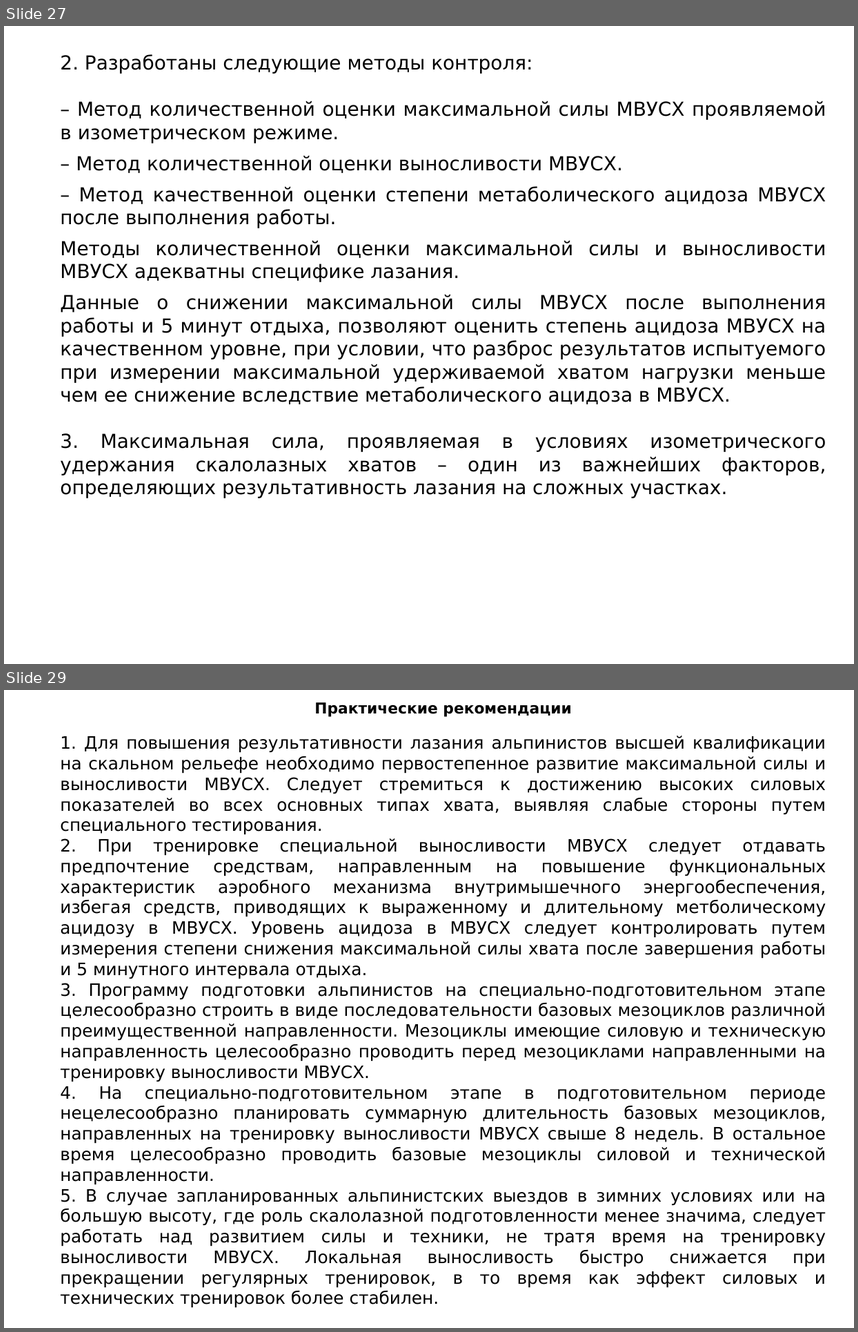
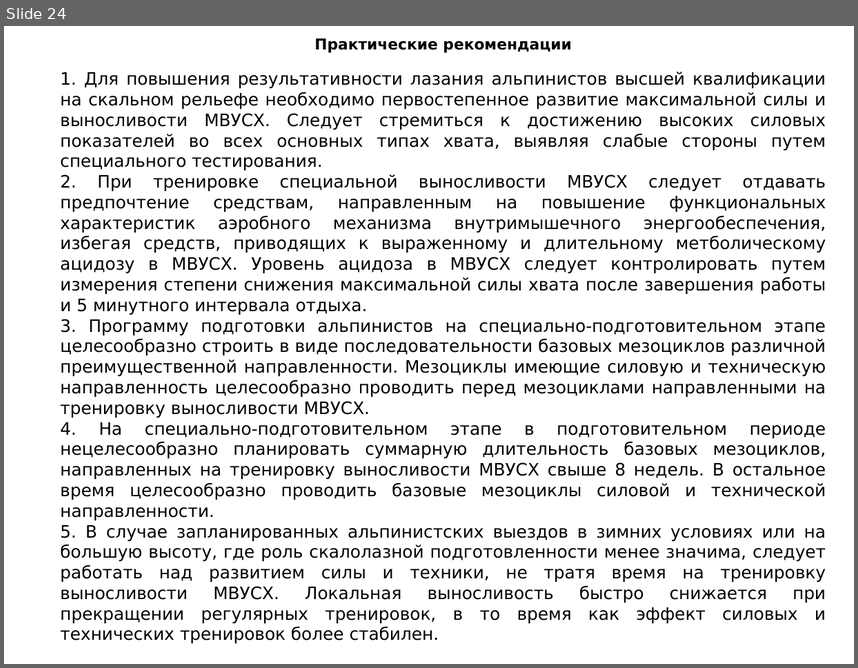
Before and after one commit to VlasenkoPavel/pv-repo, a slide deck: Prezent Vlasenko.ppt. Shown one above the other, each under a label of ours: slides 27 and 29 before the commit, slide 24 after it; the slides between them are not shown. The pictures are 858x1332 and 858x668 pixels, drawn with LibreOffice and Linux fonts; fonts in the diff are those of the drawing. Boxes give left, top, right and bottom in pixels: in the first picture for what was removed or moved away, otherwise in the second. Text is boxed around its words. In the diff, an @@ line names an element or a change of style, - is before the commit and + after.

```diff
--- a/Prezent Vlasenko.ppt
+++ b/Prezent Vlasenko.ppt
@@ slide 27 removed at [4,26,854,664], background #FFFFFF @@
@@ text removed at [60,54,826,498] @@
-2. Разработаны следующие методы контроля:
-– Метод количественной оценки максимальной силы МВУСХ проявляемой в изометрическом режиме.
-– Метод количественной оценки выносливости МВУСХ.
-– Метод качественной оценки степени метаболического ацидоза МВУСХ после выполнения работы.
-Методы количественной оценки максимальной силы и выносливости МВУСХ адекватны специфике лазания.
-Данные о снижении максимальной силы МВУСХ после выполнения работы и 5 минут отдыха, позволяют оценить степень ацидоза МВУСХ на качественном уровне, при условии, что разброс результатов испытуемого при измерении максимальной удерживаемой хватом нагрузки меньше чем ее снижение вследствие метаболического ацидоза в МВУСХ.
-3. Максимальная сила, проявляемая в условиях изометрического удержания скалолазных хватов – один из важнейших факторов, определяющих результативность лазания на сложных участках.
@@ what was slide 29 is now slide 24 @@
```
Also in this commit, not shown: 5 slides changed, 3 slides added, 8 other slides removed, 1 other file.
